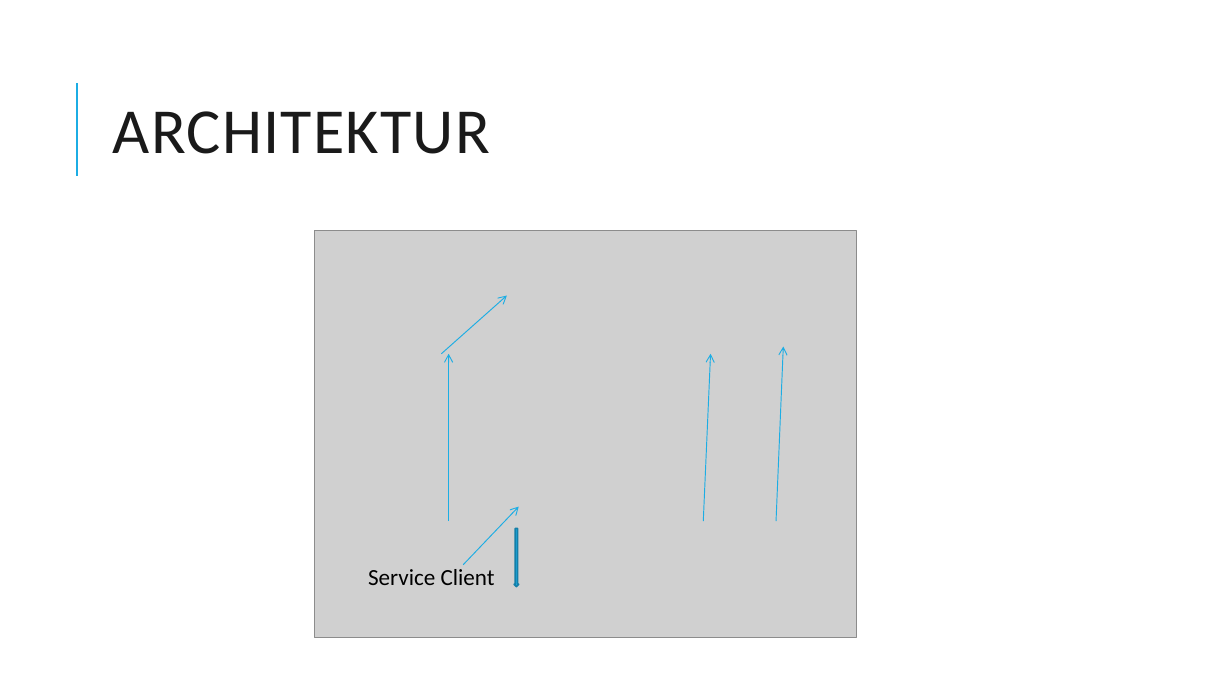
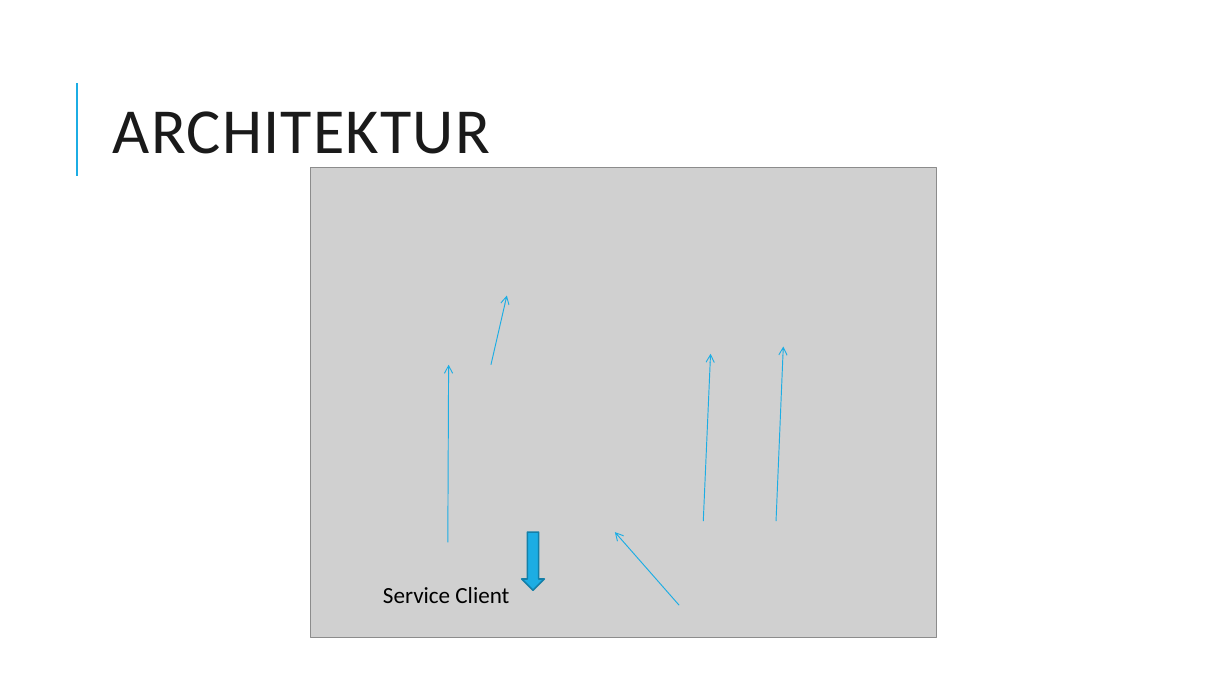
Before and after one commit to Dabjazz/SportsClubManager, a slide deck: slide 5 of Presentation/Presentation.pptx. Drawn at 1232x693 pixels with LibreOffice and Linux fonts; fonts in the diff are those of the drawing; grey boxes stand for pictures. Boxes give left, top, right and bottom in pixels: in the first picture for what was removed or moved away, otherwise in the second. Text is boxed around its words. In the diff, an @@ line names an element or a change of style, - is before the commit and + after.

```diff
--- a/Presentation/Presentation.pptx
+++ b/Presentation/Presentation.pptx
@@ picture: place and size @@
-picture at <box>314,231,857,638</box>
+picture at <box>311,168,936,638</box>
@@ arrow moved from (442, 354) - (507, 296) to (491, 365) - (507, 296) @@
@@ arrow moved from (449, 521) - (449, 354) to (448, 543) - (449, 365) @@
@@ down arrow: place and size @@
-down arrow at <box>514,529,518,587</box>
+down arrow at <box>522,532,545,591</box>
@@ arrow moved from (463, 565) - (518, 506) to (679, 605) - (615, 532) @@
@@ text "Service Client": place and size @@
-text "Service Client" at <box>368,569,495,585</box>
+text "Service Client" at <box>383,587,509,603</box>
```
Also in this commit, not shown: 3 other slides changed.
